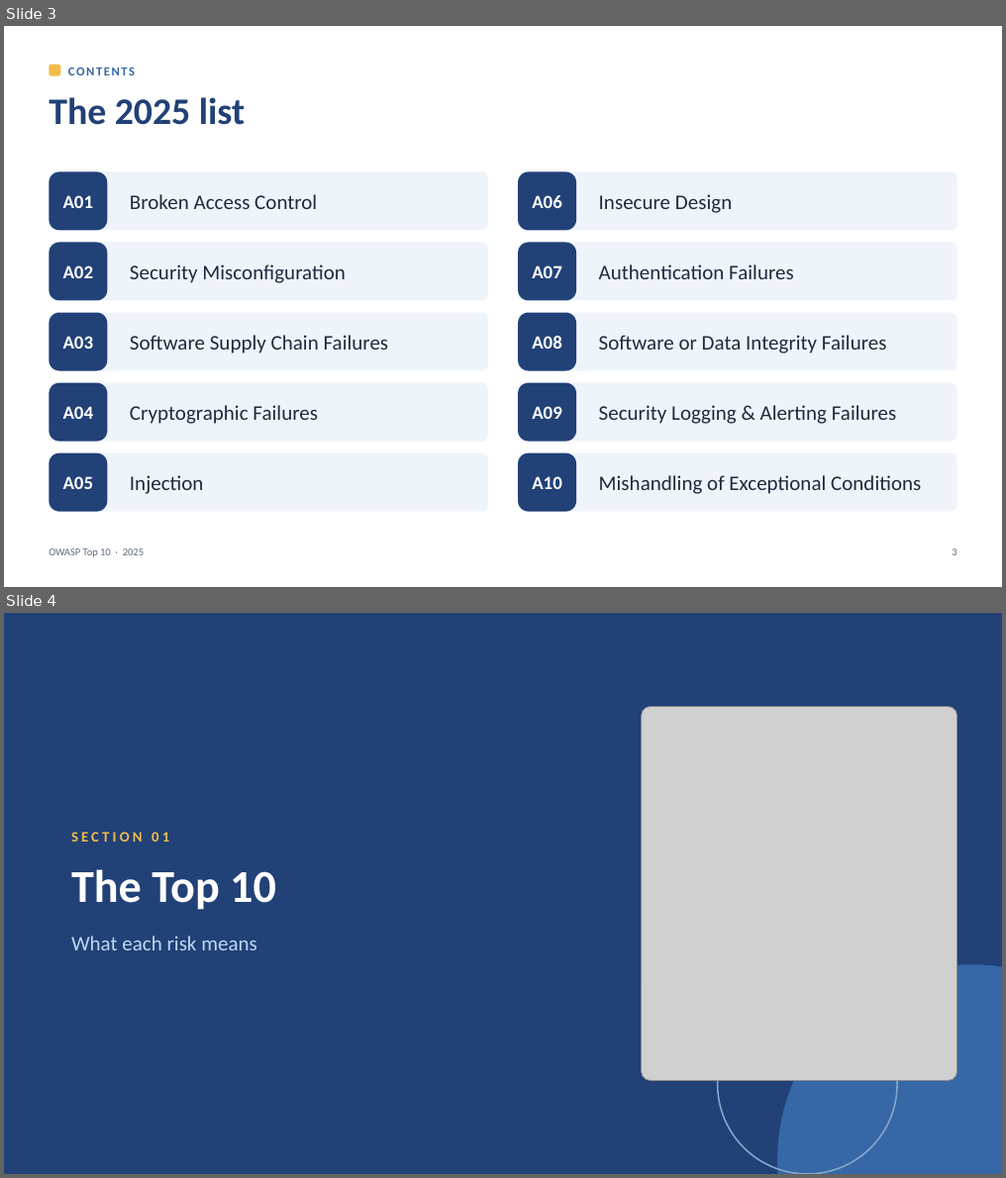
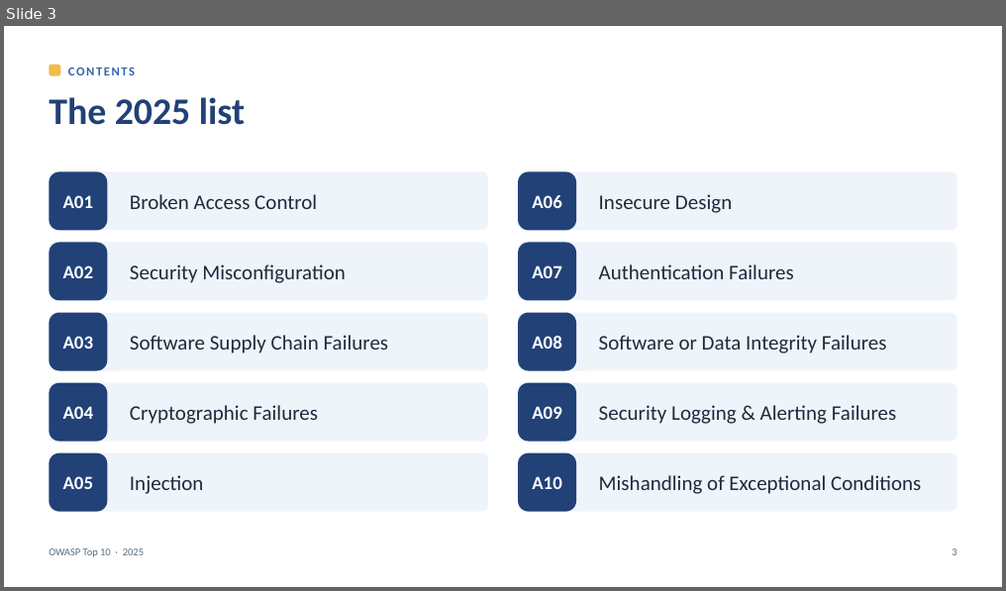
Before and after one commit to AmorZhao-Ghyston/VulnerableSandbox, a slide deck: Lunch-and-learn/OWASP-Top10-2025.pptx. Shown one above the other, each under a label of ours: slides 3 and 4 before the commit, slide 3 after it. The pictures are 1006x1178 and 1006x591 pixels, drawn with LibreOffice and Linux fonts; fonts in the diff are those of the drawing; grey boxes stand for pictures. Boxes give left, top, right and bottom in pixels: in the first picture for what was removed or moved away, otherwise in the second. Text is boxed around its words. In the diff, an @@ line names an element or a change of style, - is before the commit and + after.

```diff
--- a/Lunch-and-learn/OWASP-Top10-2025.pptx
+++ b/Lunch-and-learn/OWASP-Top10-2025.pptx
@@ slide 4 removed at (x1=4, y1=613, x2=1002, y2=1174), background #214177 @@
@@ picture removed at (x1=642, y1=707, x2=957, y2=1081) @@
@@ text removed at (x1=71, y1=832, x2=169, y2=842) @@
-SECTION 01
@@ text removed at (x1=71, y1=869, x2=276, y2=910) @@
-The Top 10
@@ text removed at (x1=71, y1=936, x2=257, y2=951) @@
-What each risk means
@@ ellipse removed at (x1=777, y1=964, x2=1002, y2=1174) @@
@@ ellipse removed at (x1=718, y1=995, x2=897, y2=1174) @@
```
Also in this commit, not shown: 18 slides changed, 7 other slides removed, 7 other files.
